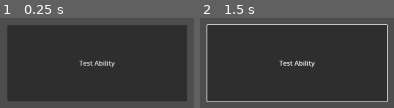
Above: before the commit, frames 1-2 (left to right).
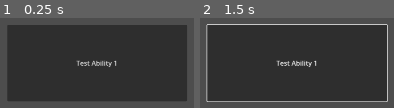
Above: after the commit, the same moments.

Repository: PhillypHenning/Artemis
Game: Godot game, scene res://scenes/testing/ability_tester.tscn
Same seed, same stepped clock (60 frames per second), same inputs: the game is played once before the commit and once after it. This scene is started directly instead of the project's main scene.
Inputs (mouse positions are in pixels of both pictures, inside the frame that each line leads up to):
- Up to frame 1 (0.25 s): no input
- Up to frame 2 (1.5 s): click "Test Ability" (after the commit: "Test Ability 1") at 0.5 s; tap Enter at 1.25 s; move the mouse to (outside the picture) at 1.27 s; hold D (move_right) from 1.28 s (still down); tap E (take_damage) at 1.35 s

The runs differ from the first frame. In frame 1, 0.8% of the frame differs, in the area x 39-61%, y 46-55%; in frame 2, 0.9%.

Commit message:
implementation of ability handler + heal over time ability + target dummy has and uses ability

Diff:
--- a/scenes/testing/ability_tester.tscn
+++ b/scenes/testing/ability_tester.tscn
@@ -2,14 +2,21 @@
 
 [ext_resource type="Script" path="res://scripts/testing/ability_tester.gd" id="1_ny8fn"]
 
-[node name="AbilityTester" type="Node"]
+[node name="AbilityTesterGroup" type="Node"]
+
+[node name="AbilityTester1" type="Node" parent="."]
 script = ExtResource("1_ny8fn")
+
+[node name="AbilityTester2" type="Node" parent="."]
+script = ExtResource("1_ny8fn")
+amount_healed = 5
 
 [node name="Button" type="Button" parent="."]
 offset_left = 128.0
 offset_top = 488.0
 offset_right = 560.0
 offset_bottom = 672.0
-text = "Test Ability"
+text = "Test Ability 1"
 
-[connection signal="pressed" from="Button" to="." method="_on_button_pressed"]
+[connection signal="pressed" from="Button" to="AbilityTester1" method="_on_button_pressed"]
+[connection signal="pressed" from="Button" to="AbilityTester2" method="_on_button_pressed"]
--- /dev/null
+++ b/scripts/combat/abilities/abilities_handler.gd
@@ -0,0 +1,41 @@
+class_name AbilityHandler
+extends Node
+
+var healing_abilities = preload("res://scripts/combat/abilities/healing_abilities.gd").new()
+
+enum ABILITIES_IDS {
+	HEALING,
+	OFFENSIVE,
+	DEFENSIVE,
+	UTILITY
+}
+
+enum HEALING_ABILITY_IDS {
+	HEAL_TO_FULL_AFTER_TIME
+}
+
+var ABILITIES = {
+	ABILITIES_IDS.HEALING: {
+		HEALING_ABILITY_IDS.HEAL_TO_FULL_AFTER_TIME: {
+			"name": "Example Card: Heal To Full After Time",
+			"target_callable": healing_abilities._heal_to_full_after_time,
+			"parameters_overrides": {
+				"target": null,
+				"wait_time": 0,
+				"one_shot": true,
+				"amount": 0
+			},
+			"timer_name": "HealToFullAfterTime",
+		},
+	},
+	ABILITIES_IDS.OFFENSIVE: {},
+	ABILITIES_IDS.DEFENSIVE: {},
+	ABILITIES_IDS.UTILITY: {},
+}
+
+
+func _init_ability_handler(parent_node: Node) -> void:
+	# Create Timers Group
+	var healing_abilities_timers_node_group = Node.new()
+	healing_abilities_timers_node_group.name = "AbilityTimers"
+	parent_node.add_child(healing_abilities_timers_node_group)
--- a/scripts/combat/abilities/healing_abilities.gd
+++ b/scripts/combat/abilities/healing_abilities.gd
@@ -1,44 +1,19 @@
 extends Node
 
-var HEALING_ABILITIES = [
-	{
-		"id": 0,
-		"function": _heal_to_full_after_time,
-		"parameter_defaults": [null, 10, true]
-	},
-	{
-		"id": 1,
-		"function": _heal_health,
-		"parameter_defaults": [null, 10, true, 0]
-	},
-]
+func _heal_to_full_after_time(target: Node, ability_properties: Dictionary) -> void:
+	var timers_group_node = target.get_node("AbilityTimers")
+	var htfat_node = timers_group_node.get_node_or_null(ability_properties.timer_name)
 
-func _init_healing_abilities(parent_node: Node) -> void:
-	var healing_abilities_timers_node_group = Node.new()
-	healing_abilities_timers_node_group.name = "AbilityTimers"
-	parent_node.add_child(healing_abilities_timers_node_group)
-
-
-func _heal_to_full_after_time(target: Node, wait_time: int, one_shot: bool) -> void:
-	print(target)
-	print(target.find_child("AbilityTimers"))
-
-	var timer = Timer.new()
-	timer.wait_time = wait_time
-	timer.one_shot = one_shot
-	timer.name = "HealToFullAfterTime"
-	timer.timeout.connect(_act_on_heal_to_full_after_time_timeout.bind(target))
-	print(target.find_child("AbilityTimers"))
-	target.add_child(timer)
-	if timer.is_stopped():
+	if htfat_node == null:
+		var timer = Timer.new()
+		timer.name = ability_properties.timer_name
+		timer.wait_time = ability_properties.parameters_overrides.wait_time
+		timer.one_shot = ability_properties.parameters_overrides.one_shot
+		timer.timeout.connect(_act_on_heal_to_full_after_time_timeout.bind(target, ability_properties))
+		timers_group_node.add_child(timer)
 		timer.start()
 
-
-func _act_on_heal_to_full_after_time_timeout(target: Node) -> void:
-	print("_act_on_heal_to_full_after_time_timeout called")
-	print(target.health)
-	print(target.max_health)
-
-
-func _heal_health(target: Node, wait_time: int, one_shot: bool, amount: int) -> void:
-	target.health += amount
+func _act_on_heal_to_full_after_time_timeout(target: Node, ability_properties: Dictionary) -> void:
+	ability_properties.parameters_overrides.target.combat_creature_current_health = clamp(ability_properties.parameters_overrides.target.combat_creature_current_health + ability_properties.parameters_overrides.amount, 0, ability_properties.parameters_overrides.target.combat_creature_max_health)
+	var htfat_node = ability_properties.parameters_overrides.target.get_node("AbilityTimers").get_node("HealToFullAfterTime")
+	htfat_node.queue_free()
--- a/scripts/combat/creatures/combat_creatures/target_dummy.gd
+++ b/scripts/combat/creatures/combat_creatures/target_dummy.gd
@@ -1,26 +1,32 @@
 extends CombatCreatureBaseClass
 
-@export var health: 	int = 10
+@export var health: 	int = 100
 @export var stamina: 	int = 10
 @export var speed: 		int = 400
+var reported_health = 0
 
-var target_dummy_has_taken_damage: bool = false
+var ability_handler = preload("res://scripts/combat/abilities/abilities_handler.gd").new()
+
 
 # Called when the node enters the scene tree for the first time.
 func _ready() -> void:
 	combat_creature_name = "Target Dummy Card"
 	super._ready()
 	_init_initial_stat_set(health, stamina, speed)
+	ability_handler._init_ability_handler(self)
 
 func _process(delta: float) -> void:
 	super._process(delta)
 	if Input.is_action_just_pressed("take_damage"):
 		_use_combat_creature_take_damage(1)
-		if !target_dummy_has_taken_damage:
-			target_dummy_has_taken_damage = true
+		_use_heal_to_full_ability()
 
 	if Input.is_action_just_pressed("use_stamina"):
 		_use_combat_creature_use_stamina(1)
+
+	if reported_health != combat_creature_current_health:
+		reported_health = combat_creature_current_health
+		print(combat_creature_current_health)
 
 func _init_attach_creature_to_card(card: Node):
 	combat_creature_card = card
@@ -28,3 +34,10 @@
 
 func _init_assign_target(target: Node) -> void:
 	combat_creature_target = target
+
+func _use_heal_to_full_ability() -> void:
+	var ability = ability_handler.ABILITIES[ability_handler.ABILITIES_IDS.HEALING][ability_handler.HEALING_ABILITY_IDS.HEAL_TO_FULL_AFTER_TIME]
+	ability.parameters_overrides.target = self
+	ability.parameters_overrides.wait_time = 10 # WILL BE REPLACED IN healing_abilities.gd with an evaluation based on creature stats
+	ability.parameters_overrides.amount = 100 	# WILL BE REPLACED IN healing_abilities.gd with an evaluation based on creature stats
+	ability.target_callable.call(self, ability)
--- a/scripts/testing/ability_tester.gd
+++ b/scripts/testing/ability_tester.gd
@@ -1,29 +1,28 @@
 extends Node
 
-var healing_abilities = preload("res://scripts/combat/abilities/healing_abilities.gd")
-var Healing_Abilities = healing_abilities.new()
+var ability_handler = preload("res://scripts/combat/abilities/abilities_handler.gd").new()
 
-
+var reported_health = 0
 var health = 5
 var max_health = 10
 
+@export var amount_healed: int = 3
+
 func _ready() -> void:
-	Healing_Abilities._init_healing_abilities(self)
+	ability_handler._init_ability_handler(self)
 
 func _process(_delta) -> void:
-	if health != 5:
-		print(health)
+	if reported_health != health:
+		reported_health = health
+		print("current_health: {health}".format({"health": reported_health}))
+
+	if Input.is_action_just_pressed("take_damage"):
+		health-=1
 
 func _on_button_pressed():
-	#var id = 0
-	#var target_ability = Healing_Abilities._get_ability_by_id(id)
-	#var target_callable = target_ability["function"]
-	#target_callable.callv([10])
-
-	var id = 1
-	var target_ability = Healing_Abilities.HEALING_ABILITIES[id]
-	var target_callable = target_ability["function"]
-	var target_parameters = target_ability["parameter_defaults"]
-	target_parameters[0] = self
-	target_parameters[3] = 5
-	target_callable.callv(target_parameters)
+	var ability = ability_handler.ABILITIES[ability_handler.ABILITIES_IDS.HEALING][ability_handler.HEALING_ABILITY_IDS.HEAL_TO_FULL_AFTER_TIME]
+	ability.parameters_overrides.target = self
+	ability.parameters_overrides.wait_time = 10
+	#ability.parameters_overrides.amount = 100
+	ability.parameters_overrides.amount = amount_healed
+	ability.target_callable.call(self, ability)
